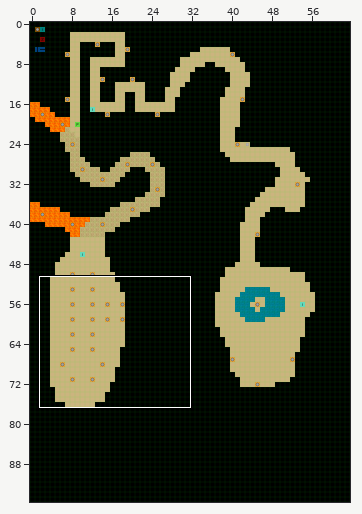
Two versions of a level (Tiled map, assets-src/maps/chap1.tmx). The first picture is a wide view before the edit; the outline marks the close-up.
Close-up. Before the commit:
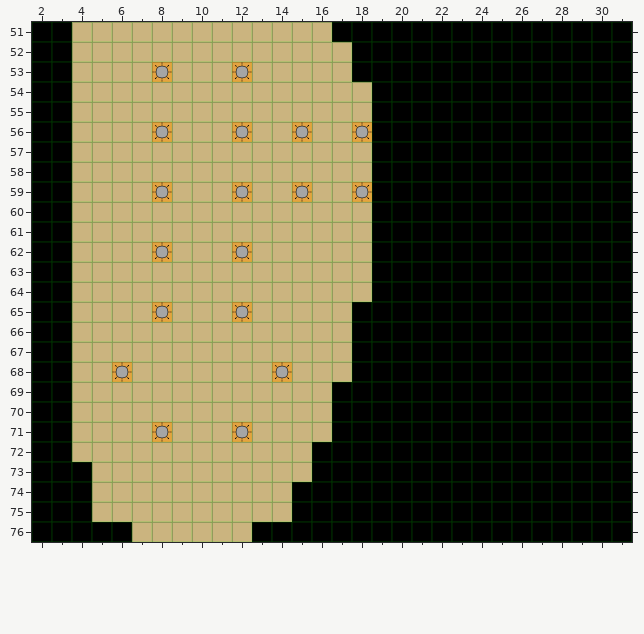
Cells are 32x32 px. Shown: x 2..31, y 51..76.
Now the later version:
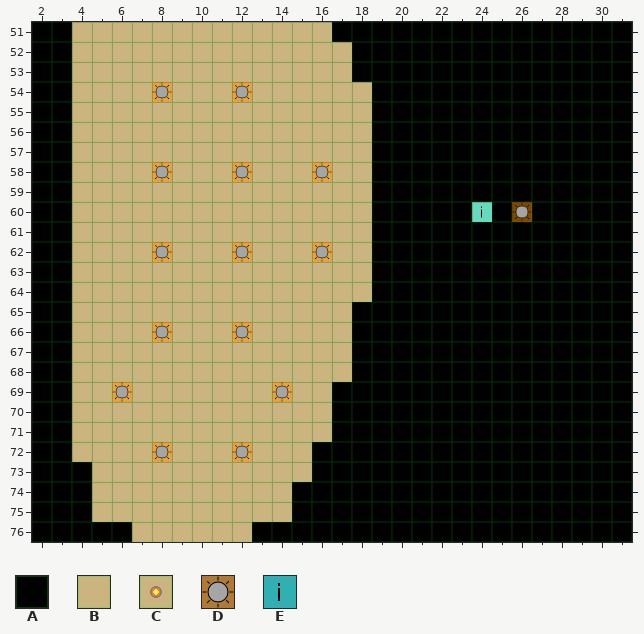
Key: from "basic": A 0, B 1, C 8; from "items": D 0, E 5.
_ is an empty cell, # one hidden under a higher layer, . an unchanged one.
Objects are placed by their top-left corner, in cells (3,4 is the top-left corner of cell 3,4); size is 1x1 cell unless given.
The author wrote: Almost finished chap1 + font update.
The exact change:
--- layer "map"
@@ x 8..12 @@
-53 C...C
-54 B...B
+53 B...B
+54 C...C
@@ x 8..18 @@
-56 C...C..C..C
+56 B...B..B..B
@@ x 8..26 @@
-58 B...B...B..........
-59 C...C..C..C........
-60 ..................A
+58 C...C...C..........
+59 B...B..B..B........
+60 ..................#
@@ x 16..16 @@
-62 B
+62 C
@@ x 8..12 @@
-65 C...C
-66 B...B
+65 B...B
+66 C...C
@@ x 6..14 @@
-68 C.......C
-69 B.......B
+68 B.......B
+69 C.......C
@@ x 8..12 @@
-71 C...C
-72 B...B
+71 B...B
+72 C...C
--- layer "secret_passage"
@@ x 24..26 @@
-60 A._
+60 _.A
--- layer "lights"
-D "LowLight" at 8,53
+D "LowLight" at 8,54
-D "LowLight" at 12,53
+D "LowLight" at 12,54
-D "LowLight" at 8,59
+D "LowLight" at 8,58
-D "LowLight" at 12,59
+D "LowLight" at 12,58
-D "LowLight" at 15,59
+D "LowLight" at 16,58
+D "PurpleLight" at 26,60
-D "LowLight" at 18,59
+D "LowLight" at 16,62
-D "LowLight" at 12,65
+D "LowLight" at 12,66
-D "LowLight" at 8,65
+D "LowLight" at 8,66
-D "LowLight" at 6,68
+D "LowLight" at 6,69
-D "LowLight" at 14,68
+D "LowLight" at 14,69
-D "LowLight" at 8,71
+D "LowLight" at 8,72
-D "LowLight" at 12,71
+D "LowLight" at 12,72
-D "LowLight" at 8,56
-D "LowLight" at 12,56
-D "LowLight" at 15,56
-D "LowLight" at 18,56
--- layer "items"
+E "watch" at 24,60
